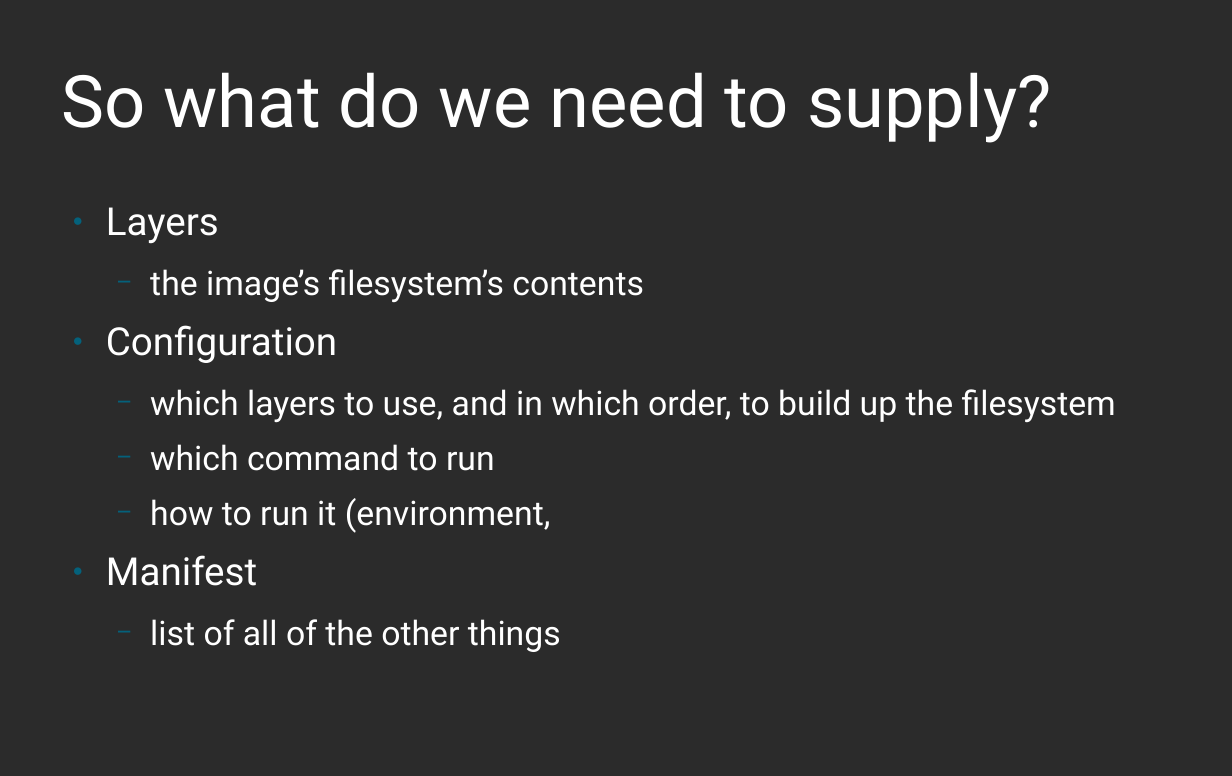
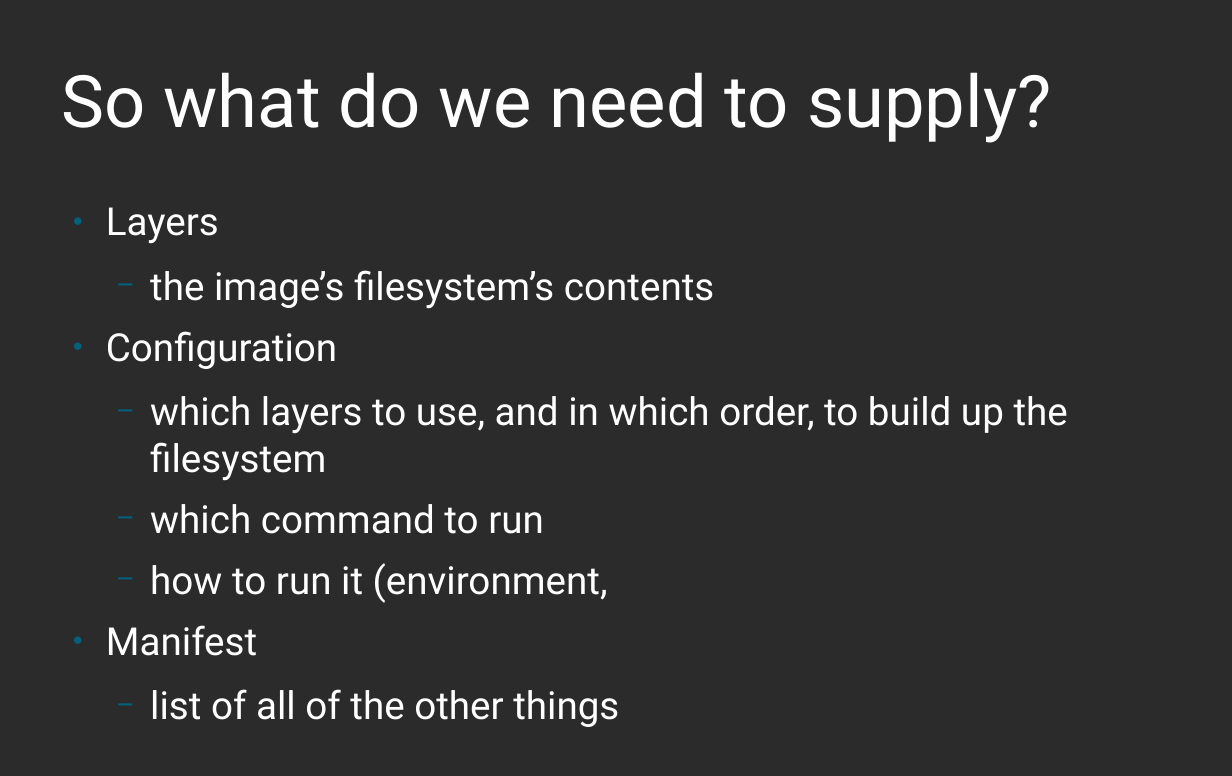
Before and after one commit to nalind/devconf.us-2018, a slide deck: slide 5 of images.odp (slide 3 before the commit). Drawn at 1232x776 pixels with LibreOffice and Linux fonts; fonts in the diff are those of the drawing; background and template pictures are left out; a plain dark background stands for a picture behind light text. Boxes give left, top, right and bottom in pixels: in the first picture for what was removed or moved away, otherwise in the second. Text is boxed around its words. In the diff, an @@ line names an element or a change of style, - is before the commit and + after.

```diff
--- a/images.odp
+++ b/images.odp
@@ text at <box>150,270,1068,727</box>: size 25.9 to 29.6 pt in "the image’s filesystem’s contents", "which layers to use, and in which ...", "which command to run", "how to run it (environment," and 1 more places @@
```
Also in this commit, not shown: 5 other slides changed, 2 slides added.
